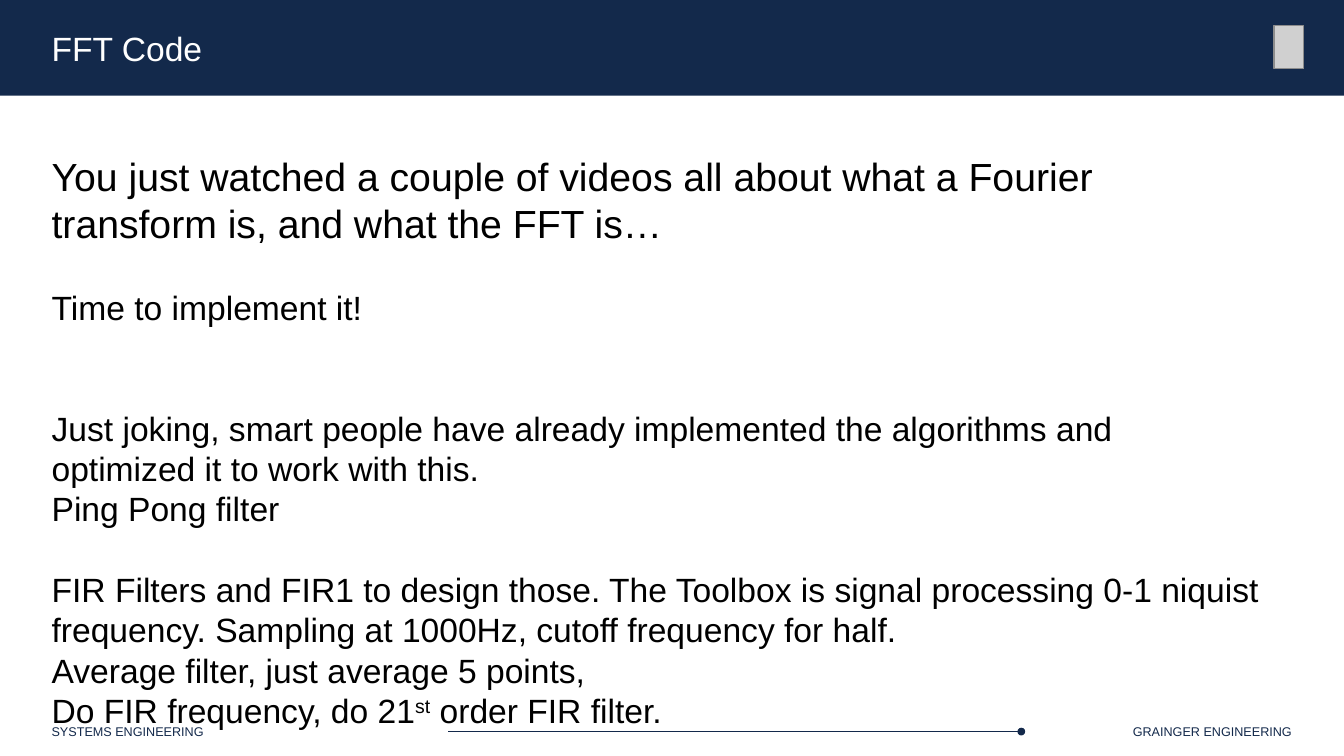
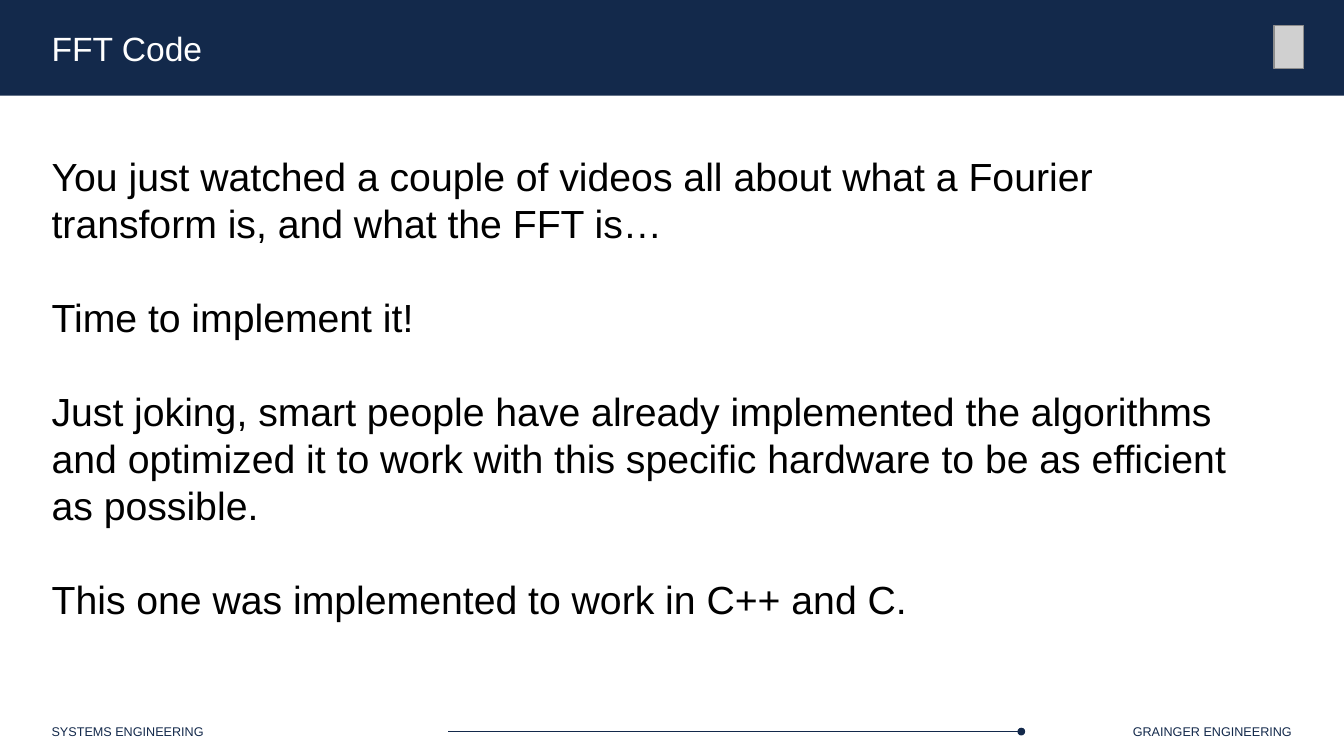
Before and after one commit to Marius-Juston/SE-423---Class-Material, a slide deck: slide 8 of Lectures/Slides/L8-9.pptx. Drawn at 1344x756 pixels with LibreOffice and Linux fonts; fonts in the diff are those of the drawing; grey boxes stand for pictures. Boxes give left, top, right and bottom in pixels: in the first picture for what was removed or moved away, otherwise in the second. Text is boxed around its words. In the diff, an @@ line names an element or a change of style, - is before the commit and + after.

```diff
--- a/Lectures/Slides/L8-9.pptx
+++ b/Lectures/Slides/L8-9.pptx
@@ text at <box>52,303,413,340</box>: size 24 to 28 pt in "Time to implement it!" @@
@@ text at <box>52,397,1226,622</box>: text changed; size 24 to 28 pt @@
-Just joking, smart people have already implemented the algorithms and optimized it to work with this.
-Ping Pong filter
-FIR Filters and FIR1 to design those. The Toolbox is signal processing 0-1 niquist frequency. Sampling at 1000Hz, cutoff frequency for half.
-Average filter, just average 5 points,
-Do FIR frequency, do 21st order FIR filter.
+Just joking, smart people have already implemented the algorithms and optimized it to work with this specific hardware to be as efficient as possible.
+This one was implemented to work in C++ and C.
```
Also in this commit, not shown: 4 other slides changed, 31 slides added, 8 slides removed.
